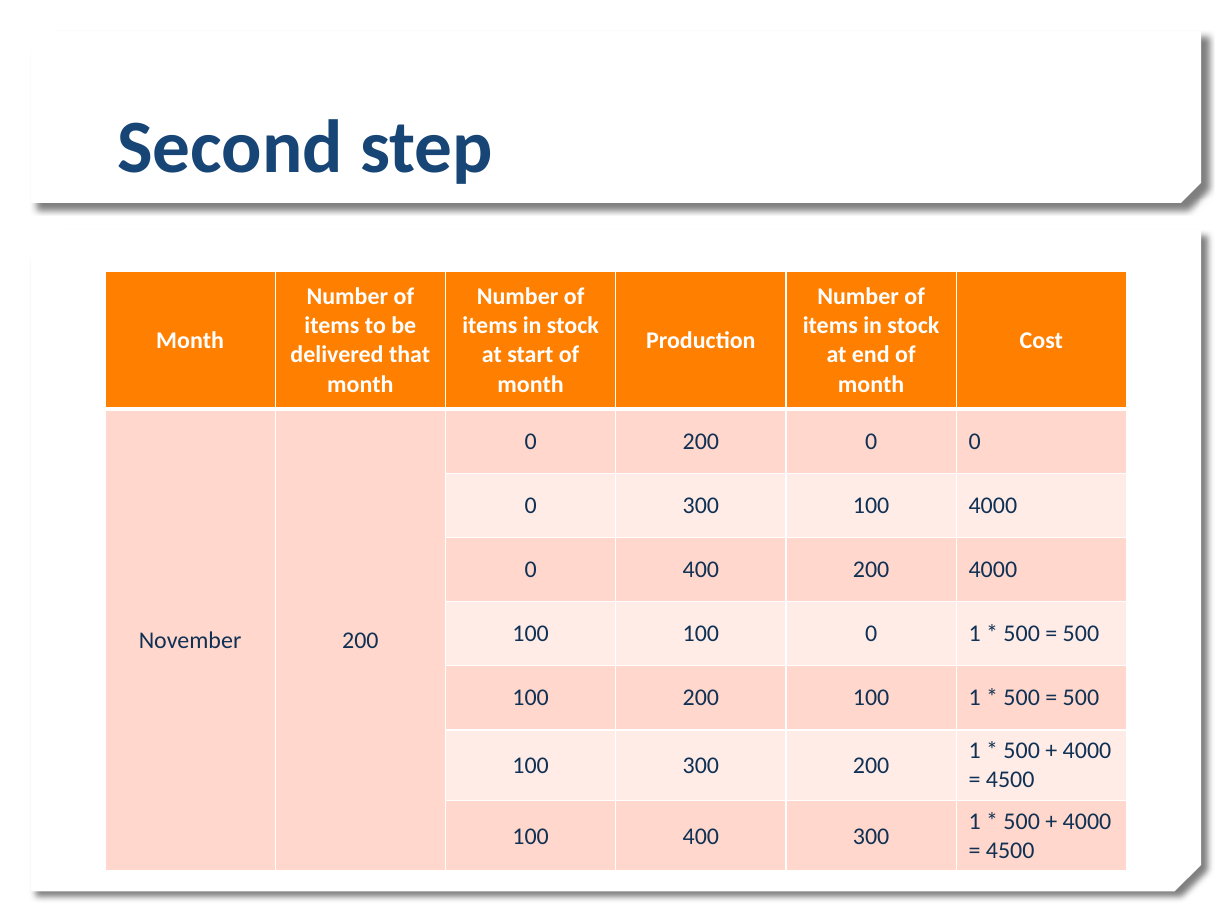
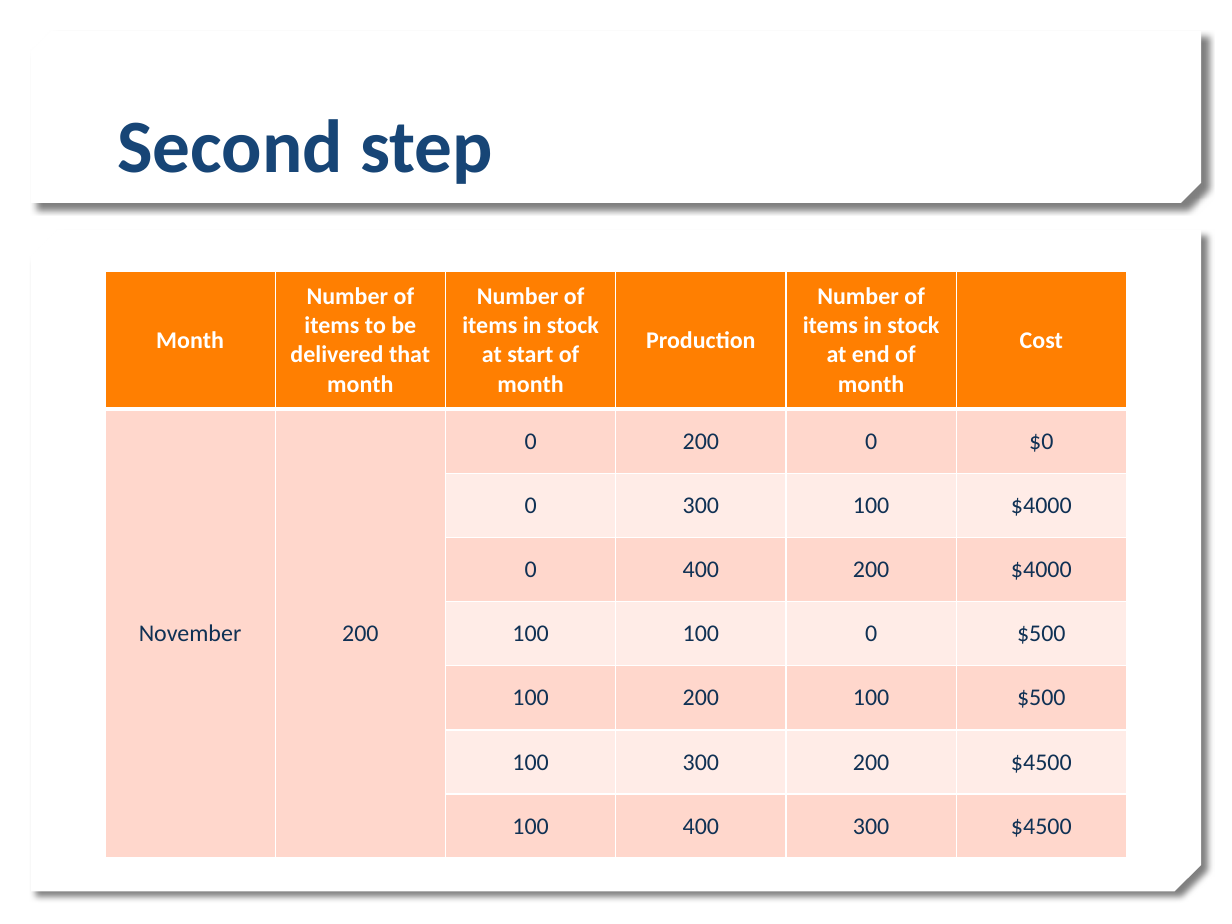
Before and after one commit to rirypheng/dynamic-programming, a slide deck: slide 10 of DP - Warehouse Problem.pptx. Drawn at 1232x924 pixels with LibreOffice and Linux fonts; fonts in the diff are those of the drawing; background and template pictures are left out. Boxes give left, top, right and bottom in pixels: in the first picture for what was removed or moved away, otherwise in the second. Text is boxed around its words. In the diff, an @@ line names an element or a change of style, - is before the commit and + after.

```diff
--- a/DP - Warehouse Problem.pptx
+++ b/DP - Warehouse Problem.pptx
@@ table at [105,271,1125,859] @@
-row 2, column 6: 0
+row 2, column 6: $0
-row 3, column 6: 4000
+row 3, column 6: $4000
-row 4, column 6: 4000
+row 4, column 6: $4000
-row 5, column 6: 1 * 500 = 500
+row 5, column 6: $500
-row 6, column 6: 1 * 500 = 500
+row 6, column 6: $500
-row 7, column 6: 1 * 500 + 4000 = 4500
+row 7, column 6: $4500
-row 8, column 6: 1 * 500 + 4000 = 4500
+row 8, column 6: $4500
```
Also in this commit, not shown: 2 other slides changed.
